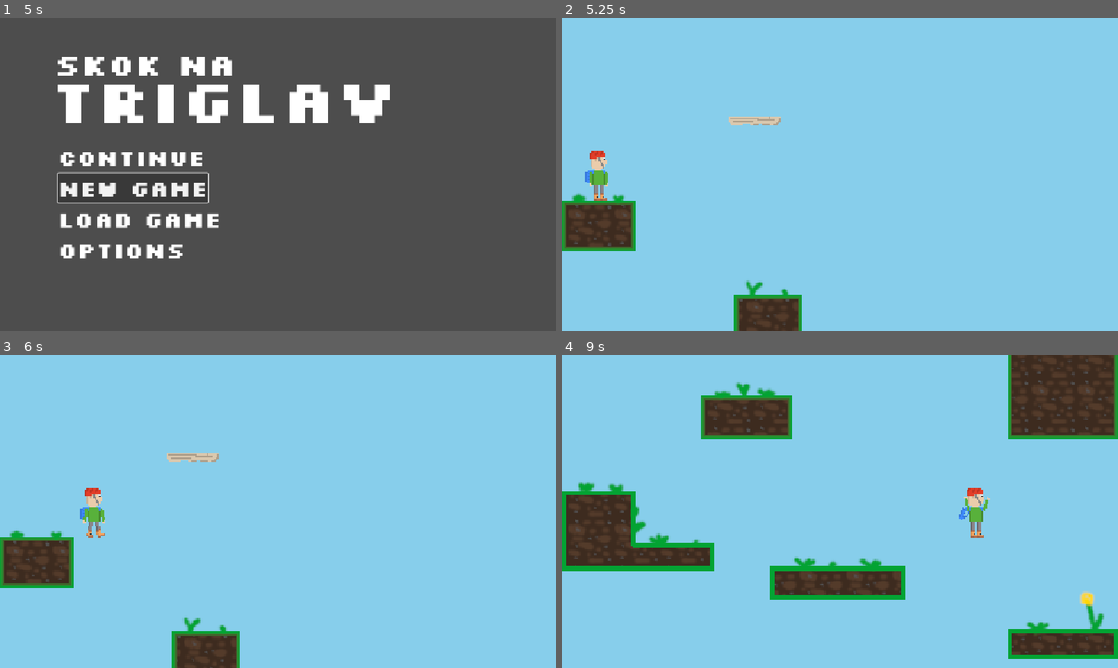
Above: before the commit, frames 1-4 (two rows, left to right).
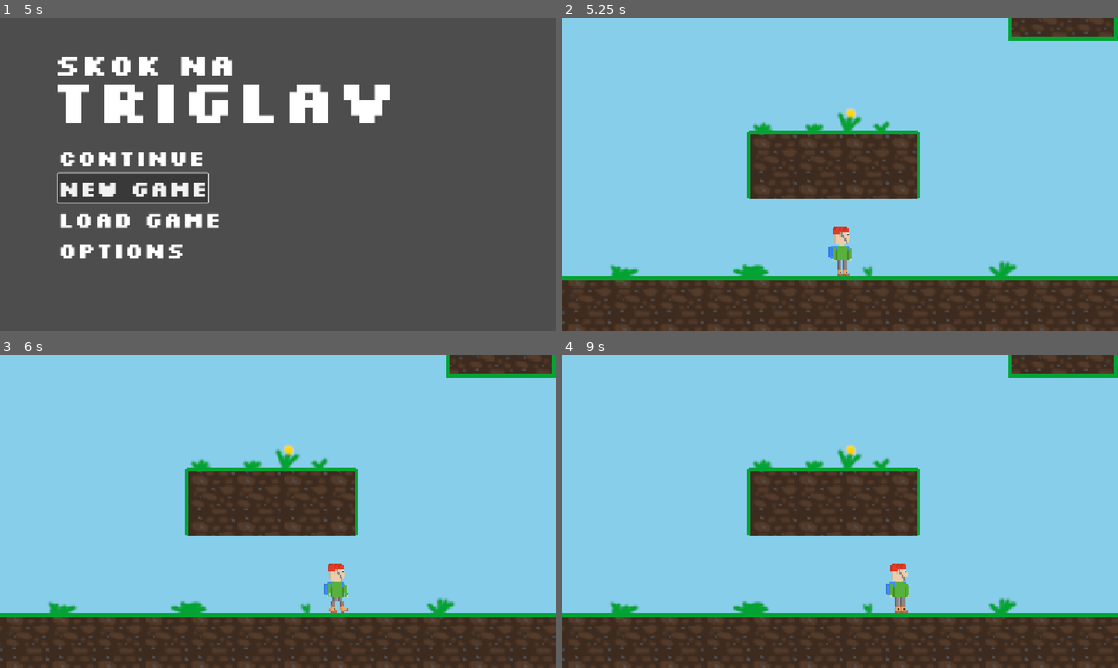
Above: after the commit, the same moments.

Repository: Privatech38/skok-na-triglav
Game: Godot game, scene res://src/menu/main/Menu.tscn
Same seed, same stepped clock (60 frames per second), same inputs: the game is played once before the commit and once after it. Sound files missing from this copy of the repository are replaced by a short silence.
Inputs:
- Up to frame 1 (5 s): click "options" at 0.5 s; click "audio" at 1.25 s; click "back" at 2 s; click "back" at 2.75 s; click "new game" at 3.5 s; click "new game" at 4.25 s
- Up to frame 2 (5.25 s): click "continue" at 5 s
- Up to frame 3 (6 s): tap Enter at 5.75 s; hold D (move_right) from 5.78 s (still down); hold Space (jump) from 5.78 s (still down)
- Up to frame 4 (9 s): release Space (jump) at 6.53 s; tap Space (jump) at 6.6, 6.77, 7.07, 8.1, 8.27, 8.57 s; release D (move_right) at 7.28 s; hold A (move_left) 7.28-8.03 s; hold Space (jump) 7.28-8.03 s; hold D (move_right) from 8.03 s (still down); hold Space (jump) from 8.78 s (still down)

Frame 1 is identical in both runs. In frame 2, 29% of the frame differs, in the area x 0-100%, y 0-100%; in frame 3, 29%; in frame 4, 39%.

Commit message:
Added sound and ambient noise

Diff:
--- a/src/map/beggining.tscn
+++ b/src/map/beggining.tscn
@@ -1,10 +1,14 @@
-[gd_scene load_steps=28 format=3 uid="uid://c11o78wyp8wmb"]
+[gd_scene load_steps=32 format=3 uid="uid://c11o78wyp8wmb"]
 
 [ext_resource type="Texture2D" uid="uid://bc1oa2u43xu2c" path="res://assets/Gozd.png" id="1_6v467"]
 [ext_resource type="Script" uid="uid://8wcqicexryuu" path="res://src/player.gd" id="2_r7bhw"]
 [ext_resource type="Texture2D" uid="uid://dglalrxiy80se" path="res://assets/MovingPlank.png" id="4_6v467"]
 [ext_resource type="Texture2D" uid="uid://c4glruiwnkhm3" path="res://assets/Player.png" id="4_jbwhd"]
+[ext_resource type="AudioStream" uid="uid://djvsokmm8p0y7" path="res://assets/audio/jump-landing-30946.mp3" id="5_7o88d"]
+[ext_resource type="AudioStream" uid="uid://bccfmww6fer4n" path="res://assets/audio/jumplanding-398256.mp3" id="5_aos2b"]
 [ext_resource type="Script" uid="uid://dnqalwlun5tvi" path="res://src/map/animation_player.gd" id="5_jbwhd"]
+[ext_resource type="AudioStream" uid="uid://bkg6qx3dujiy1" path="res://assets/audio/footsteps-dirt-gravel-6823.mp3" id="6_aos2b"]
+[ext_resource type="AudioStream" uid="uid://dd6faej2nbqeu" path="res://assets/audio/forest-ambience-296528.mp3" id="6_k7j6w"]
 
 [sub_resource type="SegmentShape2D" id="SegmentShape2D_e05c3"]
 b = Vector2(0, 1000)
@@ -173,7 +177,6 @@
 one_way_collision_margin = 0.0
 
 [node name="Player" type="CharacterBody2D" parent="."]
-position = Vector2(-168, -518)
 script = ExtResource("2_r7bhw")
 
 [node name="CollisionShape2D" type="CollisionShape2D" parent="Player"]
@@ -192,6 +195,19 @@
 sprite_frames = SubResource("SpriteFrames_l5ubp")
 animation = &"idle"
 
+[node name="JumpAudioPlayer" type="AudioStreamPlayer" parent="Player"]
+stream = ExtResource("5_7o88d")
+volume_db = -13.722
+
+[node name="LandAudioPlayer" type="AudioStreamPlayer" parent="Player"]
+stream = ExtResource("5_aos2b")
+volume_db = -10.11
+
+[node name="WalkAudioPlayer" type="AudioStreamPlayer" parent="Player"]
+stream = ExtResource("6_aos2b")
+pitch_scale = 2.35
+parameters/looping = true
+
 [node name="Node" type="Node" parent="."]
 
 [node name="StaticBody2D" type="StaticBody2D" parent="Node"]
@@ -260,6 +276,12 @@
 position = Vector2(0, -3.5)
 shape = SubResource("RectangleShape2D_5gt5h")
 
+[node name="AudioStreamPlayer" type="AudioStreamPlayer" parent="."]
+stream = ExtResource("6_k7j6w")
+volume_db = -20.944
+autoplay = true
+parameters/looping = true
+
 [connection signal="body_entered" from="Node/AnimatableBody2D/Area2D" to="Node/AnimatableBody2D" method="_player_enter"]
 [connection signal="body_entered" from="Node/AnimatableBody2D/Area2D" to="Node/AnimatableBody2D/AnimationPlayer" method="_player_enter"]
 [connection signal="body_exited" from="Node/AnimatableBody2D/Area2D" to="Node/AnimatableBody2D" method="_player_leave"]
--- a/src/menu/audio/Audio.tscn
+++ b/src/menu/audio/Audio.tscn
@@ -1,8 +1,17 @@
-[gd_scene load_steps=4 format=3 uid="uid://fliul3w15bfb"]
+[gd_scene load_steps=5 format=3 uid="uid://fliul3w15bfb"]
 
 [ext_resource type="Script" uid="uid://bw0ny80n1smfk" path="res://src/menu/audio/audio.gd" id="1_lvl85"]
 [ext_resource type="FontFile" uid="uid://dbemfej71p77a" path="res://assets/menu/Silkscreen-Bold.ttf" id="1_sujrt"]
 [ext_resource type="Theme" uid="uid://conisc4qmvdop" path="res://src/menu/ButtonTheme.tres" id="2_lvl85"]
+
+[sub_resource type="GDScript" id="GDScript_lvl85"]
+script/source = "extends Button
+
+@onready var main_script = $\".\"
+
+func _on_pressed() -> void:
+	pass # Replace with function body.
+"
 
 [node name="Audio" type="MarginContainer"]
 anchors_preset = 15
@@ -25,32 +34,32 @@
 theme_override_font_sizes/font_size = 82
 text = "audio"
 
-[node name="HBoxContainer2" type="HBoxContainer" parent="VBoxContainer"]
+[node name="MainVolumeContainer" type="HBoxContainer" parent="VBoxContainer"]
 layout_mode = 2
 
-[node name="Main" type="Label" parent="VBoxContainer/HBoxContainer2"]
+[node name="Main" type="Label" parent="VBoxContainer/MainVolumeContainer"]
 layout_mode = 2
 size_flags_horizontal = 0
 theme = ExtResource("2_lvl85")
 text = "main volume"
 
-[node name="HSlider" type="HSlider" parent="VBoxContainer/HBoxContainer2"]
+[node name="MainVolumeSlider" type="HSlider" parent="VBoxContainer/MainVolumeContainer"]
 custom_minimum_size = Vector2(400, 0)
 layout_mode = 2
 size_flags_horizontal = 10
 size_flags_vertical = 4
 value = 100.0
 
-[node name="HSplitContainer" type="HBoxContainer" parent="VBoxContainer"]
+[node name="SFXVolumeContainer" type="HBoxContainer" parent="VBoxContainer"]
 layout_mode = 2
 
-[node name="SFX" type="Label" parent="VBoxContainer/HSplitContainer"]
+[node name="SFX" type="Label" parent="VBoxContainer/SFXVolumeContainer"]
 layout_mode = 2
 size_flags_horizontal = 0
 theme = ExtResource("2_lvl85")
 text = "sfx volume"
 
-[node name="HSlider2" type="HSlider" parent="VBoxContainer/HSplitContainer"]
+[node name="SFXVolumeSlider" type="HSlider" parent="VBoxContainer/SFXVolumeContainer"]
 custom_minimum_size = Vector2(400, 0)
 layout_mode = 2
 size_flags_horizontal = 10
@@ -67,4 +76,16 @@
 theme = ExtResource("2_lvl85")
 text = "back"
 
+[node name="ApplyButton" type="Button" parent="VBoxContainer/HBoxContainer"]
+visible = false
+layout_mode = 2
+size_flags_horizontal = 10
+theme = ExtResource("2_lvl85")
+text = "APPLY"
+script = SubResource("GDScript_lvl85")
+
+[connection signal="drag_ended" from="VBoxContainer/MainVolumeContainer/MainVolumeSlider" to="." method="_on_main_volume_slider_drag_ended"]
+[connection signal="drag_ended" from="VBoxContainer/SFXVolumeContainer/SFXVolumeSlider" to="." method="_on_sfx_volume_slider_drag_ended"]
 [connection signal="pressed" from="VBoxContainer/HBoxContainer/Back" to="." method="_on_back_pressed"]
+[connection signal="pressed" from="VBoxContainer/HBoxContainer/ApplyButton" to="." method="_on_apply_button_pressed"]
+[connection signal="pressed" from="VBoxContainer/HBoxContainer/ApplyButton" to="VBoxContainer/HBoxContainer/ApplyButton" method="_on_pressed"]
--- a/src/menu/audio/audio.gd
+++ b/src/menu/audio/audio.gd
@@ -1,4 +1,37 @@
 extends MarginContainer
+
+var config = ConfigFile.new()
+
+@onready var apply_button = $VBoxContainer/HBoxContainer/ApplyButton
+
+@onready var main_volume_slider = $VBoxContainer/MainVolumeContainer/MainVolumeSlider
+@onready var sfx_volume_slider = $VBoxContainer/SFXVolumeContainer/SFXVolumeSlider
+
+func _ready() -> void:
+	config.load("user://settings.cfg")
+	if !config.has_section("audio"):
+		config.set_value("audio", "main", 100)
+		config.set_value("audio", "sfx", 100)
+		config.save("user://settings.cfg")
+
+	main_volume_slider.value = config.get_value("audio", "main", 100)
+	sfx_volume_slider.value = config.get_value("audio", "sfx", 100)
 
 func _on_back_pressed() -> void:
 	get_tree().change_scene_to_file("res://src/menu/options/Options.tscn")
+
+func _on_apply_button_pressed() -> void:
+	config.save("user://settings.cfg")
+	apply_button.visible = false
+
+func _on_main_volume_slider_drag_ended(value_changed: bool) -> void:
+	if !value_changed:
+		return
+	config.set_value("audio", "main", main_volume_slider.value)
+	apply_button.visible = true
+
+func _on_sfx_volume_slider_drag_ended(value_changed: bool) -> void:
+	if !value_changed:
+		return
+	config.set_value("audio", "sfx", sfx_volume_slider.value)
+	apply_button.visible = true
--- /dev/null
+++ b/src/menu/main/MainMenu.gd
@@ -0,0 +1,12 @@
+extends MarginContainer
+
+func _ready() -> void:
+	var config = ConfigFile.new()
+	if config.load("user://settings.cfg") != OK:
+		config.save("user://settings.cfg")
+
+func _on_continue_pressed() -> void:
+	get_tree().change_scene_to_file("res://src/map/beggining.tscn")
+
+func _on_options_pressed() -> void:
+	get_tree().change_scene_to_file("res://src/menu/options/Options.tscn")
--- a/src/menu/main/Menu.tscn
+++ b/src/menu/main/Menu.tscn
@@ -2,7 +2,7 @@
 
 [ext_resource type="Texture2D" uid="uid://dlit4tp1rbax3" path="res://assets/menu/Title.png" id="1_kwft6"]
 [ext_resource type="Theme" uid="uid://conisc4qmvdop" path="res://src/menu/ButtonTheme.tres" id="2_kwft6"]
-[ext_resource type="Script" uid="uid://j8ydh0kkrybb" path="res://src/menu/main/continue.gd" id="3_qewun"]
+[ext_resource type="Script" uid="uid://j8ydh0kkrybb" path="res://src/menu/main/MainMenu.gd" id="3_qewun"]
 
 [node name="Menu" type="MarginContainer"]
 anchors_preset = 15
@@ -14,6 +14,7 @@
 theme_override_constants/margin_top = 80
 theme_override_constants/margin_right = 120
 theme_override_constants/margin_bottom = 80
+script = ExtResource("3_qewun")
 
 [node name="HBoxContainer" type="HBoxContainer" parent="."]
 layout_mode = 2
@@ -35,7 +36,6 @@
 size_flags_horizontal = 0
 theme = ExtResource("2_kwft6")
 text = "continue"
-script = ExtResource("3_qewun")
 
 [node name="NewGame" type="Button" parent="HBoxContainer/VBoxContainer/ButtonVBox"]
 layout_mode = 2
@@ -60,5 +60,5 @@
 [node name="CenterContainer" type="CenterContainer" parent="HBoxContainer"]
 layout_mode = 2
 
-[connection signal="pressed" from="HBoxContainer/VBoxContainer/ButtonVBox/Continue" to="HBoxContainer/VBoxContainer/ButtonVBox/Continue" method="_on_pressed"]
-[connection signal="pressed" from="HBoxContainer/VBoxContainer/ButtonVBox/Options" to="HBoxContainer/VBoxContainer/ButtonVBox/Continue" method="_on_options_pressed"]
+[connection signal="pressed" from="HBoxContainer/VBoxContainer/ButtonVBox/Continue" to="." method="_on_continue_pressed"]
+[connection signal="pressed" from="HBoxContainer/VBoxContainer/ButtonVBox/Options" to="." method="_on_options_pressed"]
--- a/src/menu/main/continue.gd
+++ /dev/null
@@ -1,7 +0,0 @@
-extends Button
-
-func _on_pressed() -> void:
-	get_tree().change_scene_to_file("res://src/map/beggining.tscn")
-
-func _on_options_pressed() -> void:
-	get_tree().change_scene_to_file("res://src/menu/options/Options.tscn")
--- a/src/player.gd
+++ b/src/player.gd
@@ -11,6 +11,16 @@
 var time_held_start = 0
 var time_held = 0
 
+var landed = true
+
+@onready var jump_audio_player = $JumpAudioPlayer
+@onready var land_audio_player = $LandAudioPlayer
+@onready var walk_audio_player = $WalkAudioPlayer
+
+func _process(_delta: float) -> void:
+	if jump_audio_player.get_playback_position() >= 0.82:
+		jump_audio_player.stop()
+
 func _physics_process(delta: float) -> void:
 	velocity.y += gravity * delta
 
@@ -22,18 +32,28 @@
 	if is_on_floor():
 		if velocity.x == 0:
 			sprite.play("idle")
+			walk_audio_player.stop()
 		else:
 			sprite.play("run")
+			if walk_audio_player.get_playback_position() == 0.0:
+				walk_audio_player.play(randf_range(0.0, 30.0))
+		if not landed:
+			land_audio_player.pitch_scale = randfn(1.0, 0.3)
+			land_audio_player.play(0.3)
+			landed = true
 	else:
 		if velocity.y < 0:
 			sprite.play("jump_up")
 		else:
 			sprite.play("fall")
+		landed = false
+		walk_audio_player.stop()
 
 	if is_on_floor():
 		if Input.is_action_just_released("jump"):
 			velocity.y = JUMP_VELOCITY_BASE + clamp(time_held, 0, 1000) / 1000.0 * JUMP_VELOCITY_ADD
 			velocity.x = SPEED if facing_right else -SPEED
+			jump_audio_player.play(0.67)
 		else:
 			var direction := Input.get_axis("move_left", "move_right")
 			velocity.x = direction * SPEED
Not shown, added: assets/audio/cartoon-jump-6462.mp3.import
Not shown, added: assets/audio/footsteps-dirt-gravel-6823.mp3.import
Not shown, added: assets/audio/forest-ambience-296528.mp3.import
Not shown, added: assets/audio/jump-landing-30946.mp3.import
Not shown, added: assets/audio/jumplanding-398256.mp3.import
Not shown, added: assets/audio/land2-43790.mp3.import
Not shown, added: assets/audio/mountain-wind-371074.mp3.import
Renamed: src/menu/main/continue.gd.uid -> src/menu/main/MainMenu.gd.uid
Not shown, added: assets/audio/cartoon-jump-6462.mp3
Not shown, added: assets/audio/footsteps-dirt-gravel-6823.mp3
Not shown, added: assets/audio/forest-ambience-296528.mp3
Not shown, added: assets/audio/jump-landing-30946.mp3
(and 3 more such lines)
